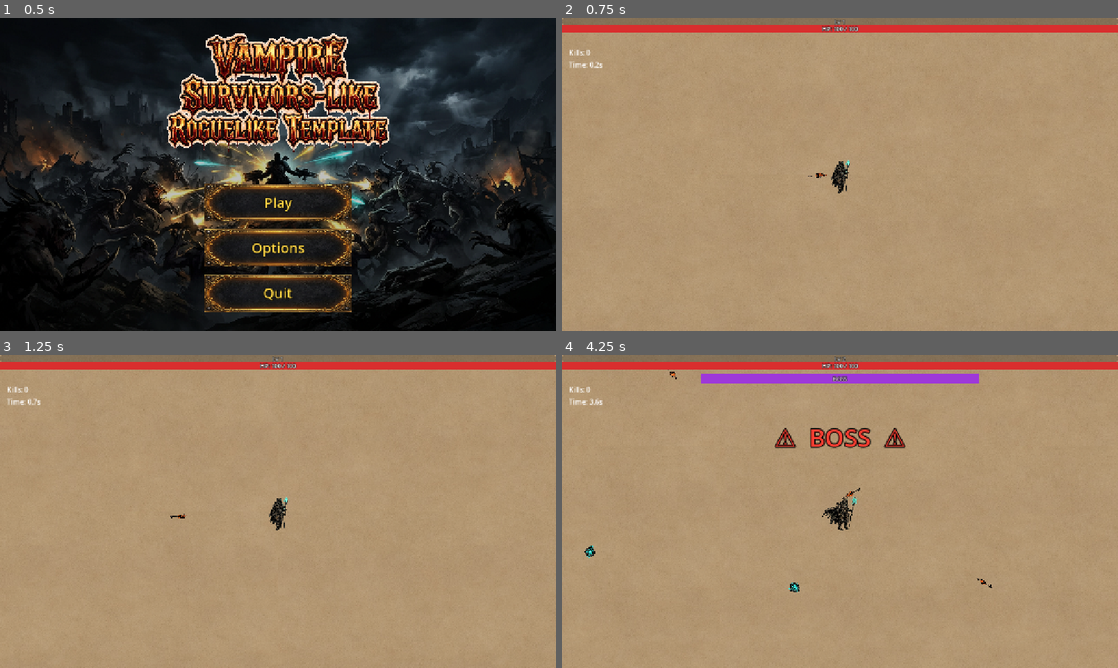
Above: before the commit, frames 1-4 (two rows, left to right).
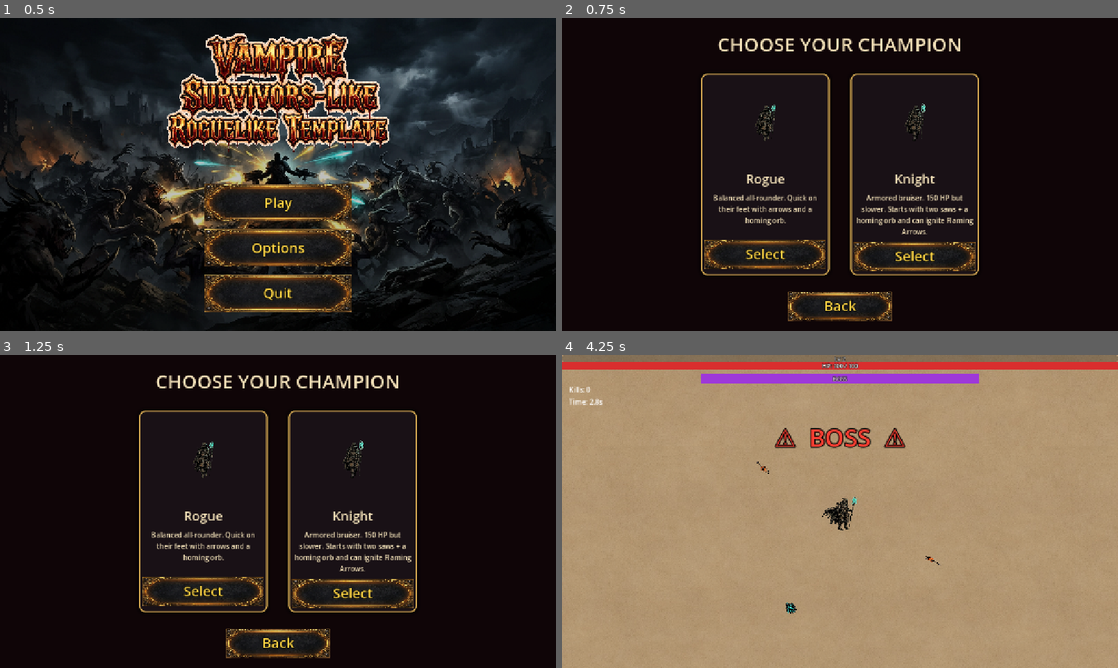
Above: after the commit, the same moments.

Repository: SummerEngine/template-2d-vampire-survivor-roguelike
Game: Godot game, scene res://scenes/main_menu.tscn
Two runs of this game, one before a commit and one after it. Both use one fixed random seed, a clock stepped at 60 frames per second and the inputs below.
Inputs (mouse positions are in pixels of both pictures, inside the frame that each line leads up to):
- Up to frame 1 (0.5 s): no input
- Up to frame 2 (0.75 s): click "Play" at 0.5 s
- Up to frame 3 (1.25 s): no input
- Up to frame 4 (4.25 s): click (767, 592) at 1.25 s, where only the run after the commit has a clickable "Select"; tap Enter at 2 s; move the mouse to (962, 495) at 2.02 s; hold D 2.03-2.78 s; tap L at 2.1 s; click (962, 495) at 2.17 s; move the mouse to (728, 527) at 2.77 s; hold S 2.78-3.53 s; tap B at 2.85 s; click (728, 527) at 2.92 s; move the mouse to (895, 442) at 3.52 s; hold D from 3.53 s (still down); hold R from 3.53 s (still down); click (895, 442) at 3.67 s

Frame 1 is identical in both runs. In frame 2, 100% of the frame differs, in the area x 0-100%, y 0-100%; in frame 3, 100%; in frame 4, 0.3%.

Commit message:
feat: second character (Knight) + character-select screen
- RunState: per-character config (stats, loadout, specials, sprites)
- Character select screen (Play -> select -> run); two cards from RunState
- player.apply_character: HP / speed / XP-magnet / sprite set per character
- weapon_system: id-tagged weapons, set_loadout, add_weapon, per-weapon boosts
- Knight: 150 HP, slower, bigger XP range, starts 2 saws + homing orb,
  unlocks Flaming Arrows special (+ Roaring Blaze / Searing Tips follow-ups)
- Knight sprite uses a placeholder (rogue frames) pending art generation

Co-Authored-By: Claude Opus 4.8 (1M context) <noreply@anthropic.com>

Diff:
--- a/project.godot
+++ b/project.godot
@@ -12,16 +12,16 @@
 
 compatibility/default_parent_skeleton_in_mesh_instance_3d=true
 
-[autoload]
-
-Sfx="*res://scripts/sfx.gd"
-
 [application]
 
 config/name="vampire survivors"
 run/main_scene="res://scenes/main_menu.tscn"
 config/features=PackedStringArray("4.6", "Forward Plus")
 config/icon="res://icon.svg"
+
+[autoload]
+
+Sfx="*res://scripts/sfx.gd"
 
 [display]
 
--- /dev/null
+++ b/resources/knight_frames.tres
@@ -0,0 +1,77 @@
+[gd_resource type="SpriteFrames" load_steps=14 format=3]
+
+[ext_resource type="Texture2D" path="res://assets/player_walk_0.png" id="1"]
+[ext_resource type="Texture2D" path="res://assets/player_walk_1.png" id="2"]
+[ext_resource type="Texture2D" path="res://assets/player_walk_2.png" id="3"]
+[ext_resource type="Texture2D" path="res://assets/player_walk_3.png" id="4"]
+[ext_resource type="Texture2D" path="res://assets/player.png" id="5"]
+[ext_resource type="Texture2D" path="res://assets/player_up_0.png" id="6"]
+[ext_resource type="Texture2D" path="res://assets/player_up_1.png" id="7"]
+[ext_resource type="Texture2D" path="res://assets/player_up_2.png" id="8"]
+[ext_resource type="Texture2D" path="res://assets/player_up_3.png" id="9"]
+[ext_resource type="Texture2D" path="res://assets/player_right_0.png" id="10"]
+[ext_resource type="Texture2D" path="res://assets/player_right_1.png" id="11"]
+[ext_resource type="Texture2D" path="res://assets/player_right_2.png" id="12"]
+[ext_resource type="Texture2D" path="res://assets/player_right_3.png" id="13"]
+
+[resource]
+animations = [{
+"frames": [{
+"duration": 1.0,
+"texture": ExtResource("1")
+}, {
+"duration": 1.0,
+"texture": ExtResource("2")
+}, {
+"duration": 1.0,
+"texture": ExtResource("3")
+}, {
+"duration": 1.0,
+"texture": ExtResource("4")
+}],
+"loop": true,
+"name": &"walk_down",
+"speed": 8.0
+}, {
+"frames": [{
+"duration": 1.0,
+"texture": ExtResource("6")
+}, {
+"duration": 1.0,
+"texture": ExtResource("7")
+}, {
+"duration": 1.0,
+"texture": ExtResource("8")
+}, {
+"duration": 1.0,
+"texture": ExtResource("9")
+}],
+"loop": true,
+"name": &"walk_up",
+"speed": 8.0
+}, {
+"frames": [{
+"duration": 1.0,
+"texture": ExtResource("10")
+}, {
+"duration": 1.0,
+"texture": ExtResource("11")
+}, {
+"duration": 1.0,
+"texture": ExtResource("12")
+}, {
+"duration": 1.0,
+"texture": ExtResource("13")
+}],
+"loop": true,
+"name": &"walk_right",
+"speed": 8.0
+}, {
+"frames": [{
+"duration": 1.0,
+"texture": ExtResource("5")
+}],
+"loop": false,
+"name": &"idle",
+"speed": 5.0
+}]
--- /dev/null
+++ b/resources/weapons/flaming_arrows.tres
@@ -0,0 +1,17 @@
+[gd_resource type="Resource" script_class="WeaponDef" load_steps=2 format=3]
+
+[ext_resource type="Script" path="res://scripts/weapon_def.gd" id="1"]
+
+[resource]
+script = ExtResource("1")
+id = "flaming"
+fire_rate = 0.65
+targeting_mode = 1
+damage = 35.0
+projectile_speed = 380.0
+homing = false
+lifetime = 2.0
+projectile_scale = 0.05
+projectile_rotation_offset_deg = 0.0
+explosion_radius = 45.0
+dies_on_wall = true
--- a/resources/weapons/homing_missile.tres
+++ b/resources/weapons/homing_missile.tres
@@ -4,6 +4,7 @@
 
 [resource]
 script = ExtResource("1")
+id = "homing"
 fire_rate = 1.0
 targeting_mode = 0
 damage = 15.0
--- a/resources/weapons/random_missile.tres
+++ b/resources/weapons/random_missile.tres
@@ -5,6 +5,7 @@
 
 [resource]
 script = ExtResource("1")
+id = "arrows"
 fire_rate = 0.9
 targeting_mode = 1
 damage = 30.0
--- /dev/null
+++ b/scenes/character_select.tscn
@@ -0,0 +1,132 @@
+[gd_scene load_steps=4 format=3]
+
+[ext_resource type="Script" path="res://scripts/character_select.gd" id="1"]
+[ext_resource type="Theme" path="res://resources/menu_theme.tres" id="2"]
+
+[sub_resource type="Gradient" id="grad"]
+offsets = PackedFloat32Array(0, 1)
+colors = PackedColorArray(0.1, 0.02, 0.04, 1, 0, 0, 0, 1)
+
+[node name="CharacterSelect" type="Control"]
+layout_mode = 3
+anchors_preset = 15
+anchor_right = 1.0
+anchor_bottom = 1.0
+grow_horizontal = 2
+grow_vertical = 2
+theme = ExtResource("2")
+script = ExtResource("1")
+
+[node name="Background" type="ColorRect" parent="."]
+layout_mode = 1
+anchors_preset = 15
+anchor_right = 1.0
+anchor_bottom = 1.0
+grow_horizontal = 2
+grow_vertical = 2
+color = Color(0.06, 0.02, 0.03, 1)
+
+[node name="Title" type="Label" parent="."]
+layout_mode = 1
+anchor_right = 1.0
+offset_top = 28.0
+offset_bottom = 92.0
+grow_horizontal = 2
+theme_override_font_sizes/font_size = 44
+text = "CHOOSE YOUR CHAMPION"
+horizontal_alignment = 1
+vertical_alignment = 1
+
+[node name="Center" type="CenterContainer" parent="."]
+layout_mode = 1
+anchors_preset = 15
+anchor_right = 1.0
+anchor_bottom = 1.0
+grow_horizontal = 2
+grow_vertical = 2
+
+[node name="Cards" type="HBoxContainer" parent="Center"]
+layout_mode = 2
+theme_override_constants/separation = 48
+
+[node name="RogueCard" type="PanelContainer" parent="Center/Cards"]
+layout_mode = 2
+
+[node name="VBox" type="VBoxContainer" parent="Center/Cards/RogueCard"]
+custom_minimum_size = Vector2(280, 0)
+layout_mode = 2
+theme_override_constants/separation = 12
+
+[node name="Portrait" type="TextureRect" parent="Center/Cards/RogueCard/VBox"]
+custom_minimum_size = Vector2(0, 200)
+layout_mode = 2
+expand_mode = 1
+stretch_mode = 5
+
+[node name="Name" type="Label" parent="Center/Cards/RogueCard/VBox"]
+layout_mode = 2
+theme_override_font_sizes/font_size = 30
+text = "Rogue"
+horizontal_alignment = 1
+
+[node name="Blurb" type="Label" parent="Center/Cards/RogueCard/VBox"]
+custom_minimum_size = Vector2(256, 96)
+layout_mode = 2
+theme_override_font_sizes/font_size = 16
+text = "Blurb"
+horizontal_alignment = 1
+vertical_alignment = 0
+autowrap_mode = 2
+
+[node name="SelectButton" type="Button" parent="Center/Cards/RogueCard/VBox"]
+custom_minimum_size = Vector2(0, 60)
+layout_mode = 2
+text = "Select"
+
+[node name="KnightCard" type="PanelContainer" parent="Center/Cards"]
+layout_mode = 2
+
+[node name="VBox" type="VBoxContainer" parent="Center/Cards/KnightCard"]
+custom_minimum_size = Vector2(280, 0)
+layout_mode = 2
+theme_override_constants/separation = 12
+
+[node name="Portrait" type="TextureRect" parent="Center/Cards/KnightCard/VBox"]
+custom_minimum_size = Vector2(0, 200)
+layout_mode = 2
+expand_mode = 1
+stretch_mode = 5
+
+[node name="Name" type="Label" parent="Center/Cards/KnightCard/VBox"]
+layout_mode = 2
+theme_override_font_sizes/font_size = 30
+text = "Knight"
+horizontal_alignment = 1
+
+[node name="Blurb" type="Label" parent="Center/Cards/KnightCard/VBox"]
+custom_minimum_size = Vector2(256, 96)
+layout_mode = 2
+theme_override_font_sizes/font_size = 16
+text = "Blurb"
+horizontal_alignment = 1
+vertical_alignment = 0
+autowrap_mode = 2
+
+[node name="SelectButton" type="Button" parent="Center/Cards/KnightCard/VBox"]
+custom_minimum_size = Vector2(0, 60)
+layout_mode = 2
+text = "Select"
+
+[node name="BackButton" type="Button" parent="."]
+layout_mode = 1
+anchor_left = 0.5
+anchor_top = 1.0
+anchor_right = 0.5
+anchor_bottom = 1.0
+offset_left = -120.0
+offset_top = -78.0
+offset_right = 120.0
+offset_bottom = -22.0
+grow_horizontal = 2
+grow_vertical = 0
+text = "Back"
--- /dev/null
+++ b/scripts/character_select.gd
@@ -0,0 +1,47 @@
+extends Control
+
+## Character-select screen. Populates the two cards from RunState.CHARACTERS,
+## stores the pick in RunState, then starts the run.
+
+const RUN := preload("res://scripts/run_state.gd")
+
+@onready var _cards := {
+	"rogue": {
+		"portrait": $Center/Cards/RogueCard/VBox/Portrait,
+		"name": $Center/Cards/RogueCard/VBox/Name,
+		"blurb": $Center/Cards/RogueCard/VBox/Blurb,
+		"button": $Center/Cards/RogueCard/VBox/SelectButton,
+	},
+	"knight": {
+		"portrait": $Center/Cards/KnightCard/VBox/Portrait,
+		"name": $Center/Cards/KnightCard/VBox/Name,
+		"blurb": $Center/Cards/KnightCard/VBox/Blurb,
+		"button": $Center/Cards/KnightCard/VBox/SelectButton,
+	},
+}
+
+func _ready() -> void:
+	for id in _cards.keys():
+		var cfg: Dictionary = RUN.CHARACTERS[id]
+		var c: Dictionary = _cards[id]
+		c["name"].text = cfg["name"]
+		c["blurb"].text = cfg["blurb"]
+		var tex: Texture2D = null
+		if ResourceLoader.exists(cfg["portrait"]):
+			tex = load(cfg["portrait"]) as Texture2D
+		if tex == null:  # art not generated yet — show a placeholder so the card isn't blank
+			tex = load("res://assets/player.png") as Texture2D
+		c["portrait"].texture = tex
+		c["button"].pressed.connect(_choose.bind(id))
+		c["button"].mouse_entered.connect(func(): Sfx.play("ui_hover"))
+	$BackButton.pressed.connect(_back)
+	$BackButton.mouse_entered.connect(func(): Sfx.play("ui_hover"))
+
+func _choose(id: String) -> void:
+	Sfx.play("ui_click")
+	RUN.character_id = id
+	get_tree().change_scene_to_file("res://main.tscn")
+
+func _back() -> void:
+	Sfx.play("ui_click")
+	get_tree().change_scene_to_file("res://scenes/main_menu.tscn")
--- a/scripts/death_burst.gd
+++ b/scripts/death_burst.gd
@@ -1,21 +1,31 @@
 extends CPUParticles2D
 
-## One-shot purple shard burst for enemy death. Position via global_position;
-## it emits once and frees itself.
+## Juicy one-shot blood-gore splat for enemy death. Position via global_position;
+## emits once and frees itself. Chunks fly out in all directions, spin, and arc
+## down under gravity for a weighty "splat", fading from bright crimson to dark.
 
 func _ready() -> void:
 	one_shot = true
 	explosiveness = 1.0
-	amount = 14
-	lifetime = 0.5
+	amount = 28
+	lifetime = 0.6
 	direction = Vector2(0, -1)
 	spread = 180.0
-	gravity = Vector2.ZERO
-	initial_velocity_min = 120.0
-	initial_velocity_max = 240.0
+	gravity = Vector2(0, 520)         # chunks arc and fall -> weighty splat
+	initial_velocity_min = 90.0
+	initial_velocity_max = 360.0
+	damping_min = 80.0
+	damping_max = 200.0
+	angular_velocity_min = -500.0
+	angular_velocity_max = 500.0
 	scale_amount_min = 2.0
-	scale_amount_max = 4.0
-	color = Color(0.6, 0.2, 0.85)
+	scale_amount_max = 7.0
+	# Bright crimson gore deepening to dark maroon as it settles, then fades out.
+	var ramp := Gradient.new()
+	ramp.set_color(0, Color(1.0, 0.4, 0.35, 1.0))
+	ramp.set_color(1, Color(0.38, 0.03, 0.05, 0.0))
+	ramp.add_point(0.45, Color(0.82, 0.11, 0.12, 1.0))
+	color_ramp = ramp
 	z_index = 50
 	finished.connect(queue_free)
 	emitting = true
--- a/scripts/enemy.gd
+++ b/scripts/enemy.gd
@@ -11,10 +11,12 @@
 @export var max_health: float = 30.0
 @export var contact_damage: float = 30.0  # damage dealt to the player on contact
 @export var rotates: bool = true  # true: face movement (bats); false: stay upright + walk anim (giant)
+@export var spawn_grow_time: float = 1.0  # grows in over this long; deals no contact damage until grown
 
 @onready var visual: CanvasItem = $Visual
 
 var health: float
+var spawning: bool = true  # true while growing in from spawn; player ignores its contact damage
 var target: Node2D
 var _knockback: Vector2 = Vector2.ZERO
 
@@ -24,6 +26,12 @@
 	# Own copy of the flash material so each enemy flashes independently.
 	if visual.material != null:
 		visual.material = visual.material.duplicate()
+	# Grow in from ~nothing; harmless to the player (spawning flag) until full size.
+	# Start at a tiny non-zero scale so the collision shape never has zero radius.
+	scale = Vector2(0.01, 0.01)
+	var grow := create_tween()
+	grow.tween_property(self, "scale", Vector2.ONE, spawn_grow_time).set_trans(Tween.TRANS_BACK).set_ease(Tween.EASE_OUT)
+	grow.tween_callback(func(): spawning = false)
 
 func _physics_process(delta: float) -> void:
 	if not is_instance_valid(target):
--- /dev/null
+++ b/scripts/hit_spark.gd
@@ -0,0 +1,28 @@
+extends CPUParticles2D
+
+## Tiny one-shot impact spark when a projectile strikes an enemy. Position via
+## global_position; emits once and frees itself. Cheap (few particles) since
+## hits happen often.
+
+func _ready() -> void:
+	one_shot = true
+	explosiveness = 1.0
+	amount = 9
+	lifetime = 0.28
+	direction = Vector2(0, -1)
+	spread = 180.0
+	gravity = Vector2.ZERO
+	initial_velocity_min = 130.0
+	initial_velocity_max = 280.0
+	damping_min = 120.0
+	damping_max = 240.0
+	scale_amount_min = 1.5
+	scale_amount_max = 3.0
+	# Hot white-yellow spark cooling to orange.
+	var ramp := Gradient.new()
+	ramp.set_color(0, Color(1.0, 0.95, 0.6, 1.0))
+	ramp.set_color(1, Color(1.0, 0.5, 0.15, 0.0))
+	color_ramp = ramp
+	z_index = 45
+	finished.connect(queue_free)
+	emitting = true
--- a/scripts/main.gd
+++ b/scripts/main.gd
@@ -2,6 +2,7 @@
 
 const GEM_SCENE := preload("res://scenes/xp_gem.tscn")
 const BOSS_EXPLOSION := preload("res://scripts/boss_explosion.gd")
+const RUN := preload("res://scripts/run_state.gd")
 
 # Pool of level-up upgrades. Each level-up shows 3 random distinct ones.
 const UPGRADES := [
@@ -15,6 +16,11 @@
 	{"id": "bounce", "label": "Bouncing Arrows", "desc": "Arrows ricochet off walls.", "desc_next": "Arrows now bounce forever.", "max_stacks": 2, "icon": "res://assets/images/img-1781616035254-0.png"},
 	{"id": "saw", "label": "Spinning Saw", "desc": "A saw blade orbits you, shredding enemies it touches.", "desc_next": "Adds another orbiting saw.", "icon": "res://assets/images/img-1781616037839-0.png"},
 	{"id": "lightning", "label": "Storm Caller", "desc": "Lightning strikes an enemy every few seconds.", "desc_next": "Additional lightning strike.", "icon": "res://assets/images/img-1781616038564-0.png"},
+	# Knight-only line: "needs_special" gates the unlock to characters that have it;
+	# "needs_owned" gates the follow-ups to runs that already took Flaming Arrows.
+	{"id": "flaming", "label": "Flaming Arrows", "desc": "Ignite a volley of fire arrows that burst into flame on impact.", "needs_special": "flaming", "max_stacks": 1, "icon": "res://assets/images/img-1781616020680-0.png"},
+	{"id": "flaming_rate", "label": "Roaring Blaze", "desc": "Flaming arrows fire 20% faster.", "needs_owned": "flaming", "icon": "res://assets/images/img-1781615983941-0.png"},
+	{"id": "flaming_dmg", "label": "Searing Tips", "desc": "Flaming arrows deal +12 damage.", "needs_owned": "flaming", "icon": "res://assets/images/img-1781616016450-0.png"},
 ]
 
 @onready var player: CharacterBody2D = $Player
@@ -63,6 +69,7 @@
 var _shake_dur: float = 0.0
 var _shake_mag: float = 0.0
 var _pause_panel: Control  # ESC pause overlay, built in _build_pause_menu()
+var _char: Dictionary = {}  # selected character config from RunState
 
 func _ready() -> void:
 	add_to_group("game")  # boss hazards reach shake() via call_group("game", ...)
@@ -72,6 +79,12 @@
 	weapon_system.setup(projectiles)
 	lightning_system.setup(self, player)
 	boss_system.setup(player, enemies, level_system, spawner, boss_bar, boss_warning, roar_sound)
+	# Configure the run for the selected character (stats, sprites, starting loadout).
+	_char = RUN.current()
+	player.apply_character(_char)
+	weapon_system.set_loadout(_char.get("weapons", ["homing", "arrows"]))
+	for _i in int(_char.get("saws", 0)):
+		saw_system.add_saw()
 	player.health_changed.connect(_on_player_health_changed)
 	player.died.connect(_on_player_died)
 	player.took_damage.connect(_on_player_took_damage)
@@ -190,8 +203,17 @@
 		_show_levelup()
 
 func _show_levelup() -> void:
-	# Drop upgrades that have hit their max_stacks (e.g. Bouncing Arrows after 2 picks).
-	var pool: Array = UPGRADES.filter(func(u): return not (u.has("max_stacks") and int(_stacks.get(u["id"], 0)) >= int(u["max_stacks"])))
+	# Filter the pool: drop maxed-out upgrades, character-locked upgrades the run
+	# can't access, and follow-ups whose prerequisite isn't owned yet.
+	var specials: Array = _char.get("specials", [])
+	var pool: Array = UPGRADES.filter(func(u):
+		if u.has("max_stacks") and int(_stacks.get(u["id"], 0)) >= int(u["max_stacks"]):
+			return false
+		if u.has("needs_special") and not (u["needs_special"] in specials):
+			return false
+		if u.has("needs_owned") and int(_stacks.get(u["needs_owned"], 0)) <= 0:
+			return false
+		return true)
 	pool.shuffle()
 	_current_choices = pool.slice(0, 3)
 	for i in cards.size():
@@ -247,6 +269,12 @@
 			saw_system.add_saw()
 		"lightning":
 			lightning_system.enable()
+		"flaming":
+			weapon_system.add_weapon("flaming")
+		"flaming_rate":
+			weapon_system.boost_fire_rate_id("flaming", 0.8)
+		"flaming_dmg":
+			weapon_system.boost_damage_id("flaming", 12.0)
 
 func _resolve_choice() -> void:
 	_pending_levelups -= 1
--- a/scripts/main_menu.gd
+++ b/scripts/main_menu.gd
@@ -22,7 +22,7 @@
 
 func _on_play_pressed() -> void:
 	Sfx.play("ui_click")
-	get_tree().change_scene_to_file("res://main.tscn")
+	get_tree().change_scene_to_file("res://scenes/character_select.tscn")
 
 func _on_options_pressed() -> void:
 	Sfx.play("ui_click")
--- a/scripts/player.gd
+++ b/scripts/player.gd
@@ -24,6 +24,26 @@
 	health = max_health
 	health_changed.emit(health, max_health)
 	magnet.area_entered.connect(_on_magnet_area_entered)
+
+## Apply a character config (from RunState): stats, XP magnet range, sprite set.
+## Called by main right after the scene loads, before the HUD syncs.
+func apply_character(cfg: Dictionary) -> void:
+	max_health = float(cfg.get("max_health", max_health))
+	health = max_health
+	speed = float(cfg.get("speed", speed))
+	if cfg.has("magnet_radius"):
+		# Duplicate the shape so we don't mutate the shared scene sub-resource.
+		var shp: CircleShape2D = magnet.get_node("CollisionShape2D").shape.duplicate()
+		shp.radius = float(cfg["magnet_radius"])
+		magnet.get_node("CollisionShape2D").shape = shp
+	if cfg.has("frames"):
+		var sf := load(cfg["frames"]) as SpriteFrames
+		if sf != null:
+			anim.sprite_frames = sf
+			anim.play("idle")
+	if cfg.has("sprite_scale"):
+		anim.scale = Vector2.ONE * float(cfg["sprite_scale"])
+	health_changed.emit(health, max_health)
 
 func _on_magnet_area_entered(area: Area2D) -> void:
 	if area.is_in_group("xp_gems"):
@@ -64,7 +84,8 @@
 	elif health > 0.0:
 		# Take one hit if any enemy is touching, then go invincible.
 		for b in hurtbox.get_overlapping_bodies():
-			if b.is_in_group("enemies"):
+			# Skip enemies still growing in from spawn (they can't hurt you yet).
+			if b.is_in_group("enemies") and not b.get("spawning"):
 				# Each enemy carries its own contact_damage (giant hits harder).
 				var dmg: float = b.contact_damage if "contact_damage" in b else contact_hit_damage
 				apply_hit(dmg)
--- a/scripts/projectile.gd
+++ b/scripts/projectile.gd
@@ -2,6 +2,7 @@
 
 const TURN_RATE: float = 6.0  # radians/sec steering for homing
 const EXPLOSION := preload("res://scripts/explosion.gd")
+const HIT_SPARK := preload("res://scripts/hit_spark.gd")
 const EXPLOSION_DAMAGE_FACTOR: float = 0.5
 const WORLD_HALF: float = 1500.0  # world spans -1500..1500 (matches the boundary walls)
 const WALL_MARGIN: float = 10.0   # reflect just outside the player's max reach (1484)
@@ -93,6 +94,9 @@
 		if body.has_method("take_damage"):
 			body.take_damage(damage, global_position)
 		Sfx.play("enemy_hit", 0.0, 25)
+		var spark := HIT_SPARK.new()
+		get_parent().add_child(spark)
+		spark.global_position = global_position
 		if explosion_radius > 0.0:
 			Sfx.play("explosion")
 			var ex := EXPLOSION.new()
--- /dev/null
+++ b/scripts/run_state.gd
@@ -0,0 +1,42 @@
+extends Node
+
+## Run-scoped state that survives scene changes. The character-select screen sets
+## `character_id`; main.gd / player.gd read current() to configure the run.
+## Accessed via a preloaded const (e.g. `const RUN := preload(...)`), so no
+## autoload registration / project reload is needed.
+
+static var character_id: String = "rogue"
+
+const CHARACTERS := {
+	"rogue": {
+		"id": "rogue",
+		"name": "Rogue",
+		"blurb": "Balanced all-rounder. Quick on their feet with arrows and a homing orb.",
+		"max_health": 100.0,
+		"speed": 200.0,
+		"magnet_radius": 140.0,
+		"sprite_scale": 0.18,
+		"frames": "res://resources/player_frames.tres",
+		"portrait": "res://assets/player.png",
+		"weapons": ["homing", "arrows"],  # auto-firing weapons at run start
+		"saws": 0,                         # orbiting saws at run start
+		"specials": [],                    # extra upgrade ids unlocked for this character
+	},
+	"knight": {
+		"id": "knight",
+		"name": "Knight",
+		"blurb": "Armored bruiser. 150 HP but slower. Starts with two saws + a homing orb and can ignite Flaming Arrows.",
+		"max_health": 150.0,
+		"speed": 150.0,
+		"magnet_radius": 200.0,
+		"sprite_scale": 0.2,
+		"frames": "res://resources/knight_frames.tres",
+		"portrait": "res://assets/knight_down_0.png",
+		"weapons": ["homing"],
+		"saws": 2,
+		"specials": ["flaming"],
+	},
+}
+
+static func current() -> Dictionary:
+	return CHARACTERS.get(character_id, CHARACTERS["rogue"])
--- a/scripts/sfx.gd
+++ b/scripts/sfx.gd
@@ -13,8 +13,8 @@
 
 # key -> [res path, default volume_db, pitch_variation (+/-)]
 const SOUNDS := {
-	"arrow_shoot":  ["res://assets/sounds/arrow_shoot.mp3",  -15.0, 0.12],
-	"orb_cast":     ["res://assets/sounds/orb_cast.mp3",     -17.0, 0.12],
+	"arrow_shoot":  ["res://assets/sounds/orb_cast.mp3",     -17.0, 0.12],
+	"orb_cast":     ["res://assets/sounds/arrow_shoot.mp3",  -15.0, 0.12],
 	"enemy_hit":    ["res://assets/sounds/enemy_hit.mp3",    -13.0, 0.18],
 	"enemy_death":  ["res://assets/sounds/enemy_death.mp3",   -9.0, 0.15],
 	"explosion":    ["res://assets/sounds/explosion.mp3",     -5.0, 0.10],
--- a/scripts/weapon_def.gd
+++ b/scripts/weapon_def.gd
@@ -3,6 +3,7 @@
 
 enum TargetingMode { CLOSEST_ENEMY, RANDOM_DIRECTION }
 
+@export var id: String = ""                     # weapon identity ("homing"/"arrows"/"flaming")
 @export var fire_rate: float = 1.0              # seconds between shots
 @export var targeting_mode: TargetingMode = TargetingMode.CLOSEST_ENEMY
 @export var damage: float = 30.0
--- a/scripts/weapon_system.gd
+++ b/scripts/weapon_system.gd
@@ -6,8 +6,63 @@
 var projectiles_container: Node2D
 var _cooldowns: Array[float] = []
 
+const WEAPON_DEFS := {
+	"homing": "res://resources/weapons/homing_missile.tres",
+	"arrows": "res://resources/weapons/random_missile.tres",
+	"flaming": "res://resources/weapons/flaming_arrows.tres",
+}
+
 func setup(container: Node2D) -> void:
 	projectiles_container = container
+
+## Replace the active weapon list with the given weapon ids (e.g. ["homing"]).
+## Each def is duplicated so runtime upgrades never mutate the cached resource.
+func set_loadout(ids: Array) -> void:
+	weapons.clear()
+	for wid in ids:
+		var def := _load_def(wid)
+		if def != null:
+			weapons.append(def)
+	_cooldowns.resize(weapons.size())
+	for i in _cooldowns.size():
+		_cooldowns[i] = 0.0
+
+## Add a weapon by id at runtime (e.g. when "Flaming Arrows" is picked).
+func add_weapon(wid: String) -> void:
+	if has_weapon(wid):
+		return
+	var def := _load_def(wid)
+	if def != null:
+		weapons.append(def)
+		_cooldowns.append(0.0)
+
+## Load + duplicate a weapon def by id (duplicate so upgrades don't mutate cache).
+func _load_def(wid: String) -> WeaponDef:
+	var path: String = WEAPON_DEFS.get(wid, "")
+	if path == "":
+		return null
+	var res := load(path) as WeaponDef
+	if res == null:
+		return null
+	return res.duplicate() as WeaponDef
+
+func has_weapon(wid: String) -> bool:
+	for w in weapons:
+		if w.id == wid:
+			return true
+	return false
+
+## Multiply a specific weapon's fire interval (lower = faster).
+func boost_fire_rate_id(wid: String, factor: float) -> void:
+	for w in weapons:
+		if w.id == wid:
+			w.fire_rate *= factor
+
+## Add flat damage to a specific weapon.
+func boost_damage_id(wid: String, amount: float) -> void:
+	for w in weapons:
+		if w.id == wid:
+			w.damage += amount
 
 func _ready() -> void:
 	# Self-wire defaults so the system works without editor-set exports.
Not shown, added: scripts/character_select.gd.uid
Not shown, added: scripts/hit_spark.gd.uid
Not shown, added: scripts/run_state.gd.uid
Not shown, changed: assets/sounds/enemy_death.mp3
